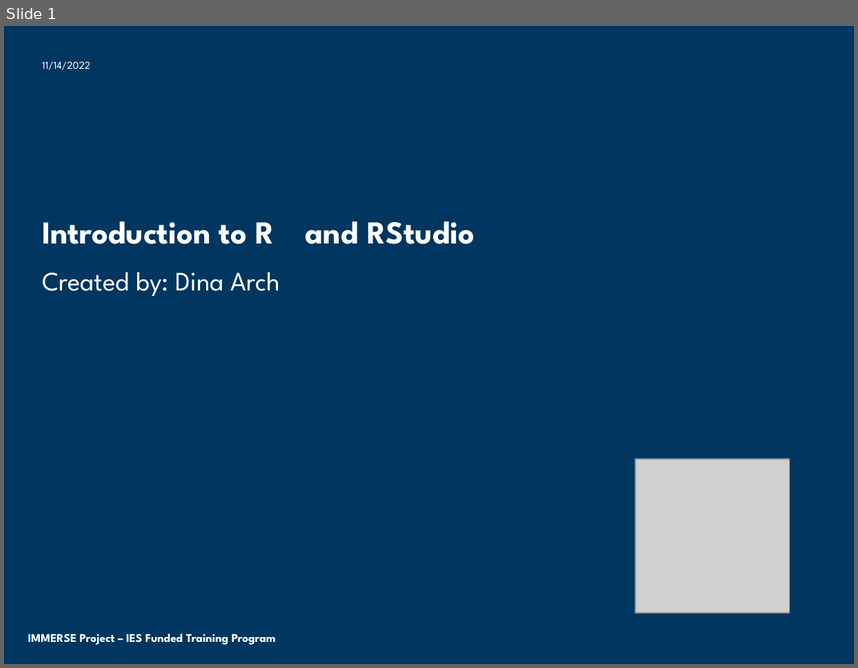
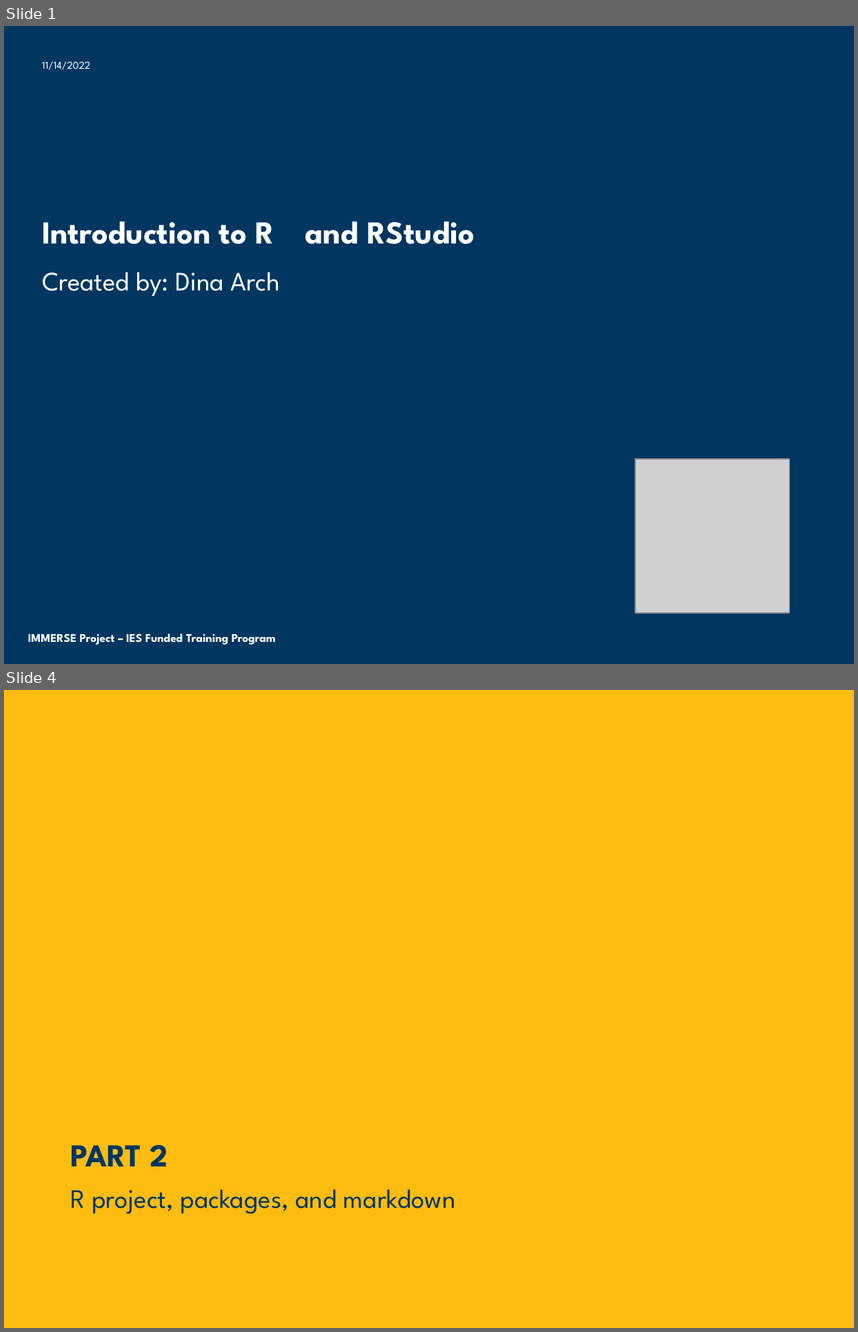
Before and after one commit to dinanajiarch/intro_to_rstudio, a slide deck: Introduction to R.pptx. Shown one above the other, each under a label of ours: slide 1 before the commit, slides 1 and 4 after it; the slides between them are not shown. The pictures are 858x668 and 858x1332 pixels, drawn with LibreOffice and Linux fonts; fonts in the diff are those of the drawing; grey boxes stand for pictures; background and template pictures are left out. Boxes give left, top, right and bottom in pixels: in the first picture for what was removed or moved away, otherwise in the second. Text is boxed around its words. In the diff, an @@ line names an element or a change of style, - is before the commit and + after.

Commit message:
updated markdown

```diff
--- a/Introduction to R.pptx
+++ b/Introduction to R.pptx
@@ slide 4 added at (x1=4, y1=690, x2=854, y2=1328), background #FEBC11 @@
@@ title added at (x1=70, y1=1145, x2=168, y2=1166), 27 pt, text #003660, bold @@
+PART 2
@@ text added at (x1=70, y1=1189, x2=456, y2=1214), 22.5 pt, text #003660 @@
+R project, packages, and markdown
```
Also in this commit, not shown: 1 slide changed, 2 other slides added, 4 other files.
